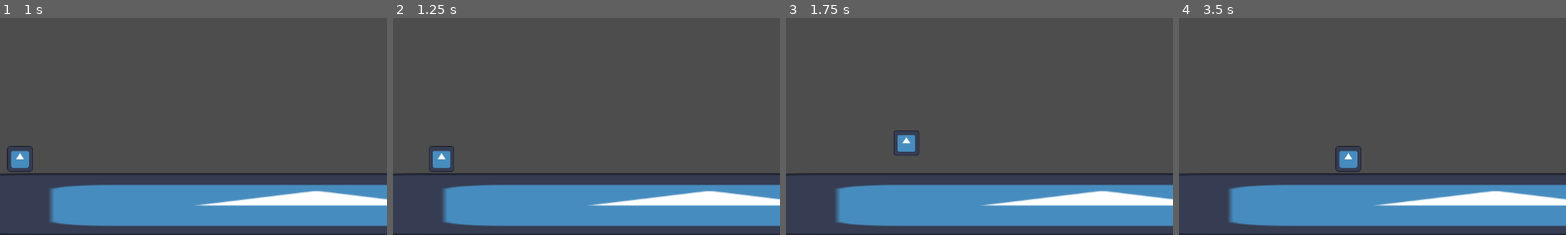
Above: before the commit, frames 1-4 (left to right).
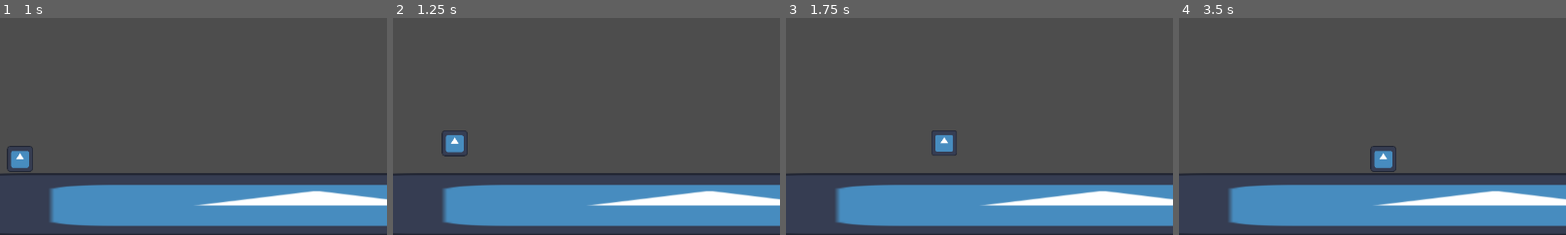
Above: after the commit, the same moments.

Repository: ninjabou/atljam-2024
Game: Godot game, scene res://root.tscn
Two runs of this game, one before a commit and one after it. Both use one fixed random seed, a clock stepped at 60 frames per second and the inputs below. The engine's default icon, where the game draws it, is replaced by a stand-in: a white triangle on a blue panel in a dark square.
Inputs:
- Up to frame 1 (1 s): tap Enter (ui_accept) at 0.5, 0.6 s; hold Right (ui_right) from 0.53 s (still down); tap Z (action_jump, bound only after the commit) at 0.77, 0.8 s
- Up to frame 2 (1.25 s): keep holding Right (ui_right); tap Z (action_jump, bound only after the commit) at 1.07 s
- Up to frame 3 (1.75 s): keep holding Right (ui_right); tap Z (action_jump, bound only after the commit) at 1.35, 1.52 s; tap Enter (ui_accept) at 1.55 s
- Up to frame 4 (3.5 s): tap Z (action_jump, bound only after the commit) at 1.82, 2.3, 3.02, 3.32 s; release Right (ui_right) at 2.03 s; hold Left (ui_left) 2.03-2.78 s; tap Enter (ui_accept) at 2.1, 2.85 s; hold Right (ui_right) from 2.78 s (still down)
The pictures show only the part of the screen within x 9-59%, y 50-100%; the shares and areas given below are measured in that part.

Frame 1 is identical in both runs. In frame 2, 1.0% of the frame differs, in the area x 9-20%, y 51-71%; in frame 3, 0.9%; in frame 4, 1.1%, in the area x 40-57%, y 58-71%.

Commit message:
Add state machine

Diff:
--- /dev/null
+++ b/lib/StateMachine.gd
@@ -0,0 +1,47 @@
+extends Node
+class_name StateMachine
+
+var state = null:
+	get:
+		return state
+	set(value):
+		set_state(value)
+var states = {}
+var previous_state = null
+
+@onready var parent = get_parent()
+
+func _physics_process(delta: float) -> void:
+	if state != null:
+		_state_logic(delta)
+		var transition = _get_transition(delta)
+		if transition != null:
+			set_state(transition)
+
+### Inheritance functions, overwrite these
+
+func _state_logic(delta):
+	pass
+
+func _get_transition(delta):
+	return null
+
+func _enter_state(new_state, old_state):
+	pass
+
+func _exit_state(old_state, new_state):
+	pass
+
+### Logic functions
+
+func set_state(new_state):
+	previous_state = state
+	state = new_state
+
+	if previous_state != null:
+		_exit_state(previous_state, new_state)
+	if new_state != null:
+		_enter_state(new_state, previous_state)
+
+func add_state(state_name):
+	states[state_name] = states.size()
--- a/project.godot
+++ b/project.godot
@@ -26,6 +26,39 @@
 
 enabled=PackedStringArray("res://addons/jam_essentials/plugin.cfg")
 
+[input]
+
+action_left={
+"deadzone": 0.5,
+"events": [Object(InputEventKey,"resource_local_to_scene":false,"resource_name":"","device":-1,"window_id":0,"alt_pressed":false,"shift_pressed":false,"ctrl_pressed":false,"meta_pressed":false,"pressed":false,"keycode":0,"physical_keycode":4194319,"key_label":0,"unicode":0,"location":0,"echo":false,"script":null)
+]
+}
+action_right={
+"deadzone": 0.5,
+"events": [Object(InputEventKey,"resource_local_to_scene":false,"resource_name":"","device":-1,"window_id":0,"alt_pressed":false,"shift_pressed":false,"ctrl_pressed":false,"meta_pressed":false,"pressed":false,"keycode":0,"physical_keycode":4194321,"key_label":0,"unicode":0,"location":0,"echo":false,"script":null)
+]
+}
+action_up={
+"deadzone": 0.5,
+"events": [Object(InputEventKey,"resource_local_to_scene":false,"resource_name":"","device":-1,"window_id":0,"alt_pressed":false,"shift_pressed":false,"ctrl_pressed":false,"meta_pressed":false,"pressed":false,"keycode":0,"physical_keycode":4194320,"key_label":0,"unicode":0,"location":0,"echo":false,"script":null)
+]
+}
+action_down={
+"deadzone": 0.5,
+"events": [Object(InputEventKey,"resource_local_to_scene":false,"resource_name":"","device":-1,"window_id":0,"alt_pressed":false,"shift_pressed":false,"ctrl_pressed":false,"meta_pressed":false,"pressed":false,"keycode":0,"physical_keycode":4194322,"key_label":0,"unicode":0,"location":0,"echo":false,"script":null)
+]
+}
+action_jump={
+"deadzone": 0.5,
+"events": [Object(InputEventKey,"resource_local_to_scene":false,"resource_name":"","device":-1,"window_id":0,"alt_pressed":false,"shift_pressed":false,"ctrl_pressed":false,"meta_pressed":false,"pressed":false,"keycode":0,"physical_keycode":90,"key_label":0,"unicode":122,"location":0,"echo":false,"script":null)
+]
+}
+action_kick={
+"deadzone": 0.5,
+"events": [Object(InputEventKey,"resource_local_to_scene":false,"resource_name":"","device":-1,"window_id":0,"alt_pressed":false,"shift_pressed":false,"ctrl_pressed":false,"meta_pressed":false,"pressed":false,"keycode":0,"physical_keycode":88,"key_label":0,"unicode":120,"location":0,"echo":false,"script":null)
+]
+}
+
 [physics]
 
 2d/default_gravity=1200.0
--- a/root.tscn
+++ b/root.tscn
@@ -1,6 +1,6 @@
 [gd_scene load_steps=4 format=3 uid="uid://g6qdyogwg4xm"]
 
-[ext_resource type="PackedScene" uid="uid://dn3i3pnsv8lns" path="res://scenes/player/player.tscn" id="1_2jpa5"]
+[ext_resource type="PackedScene" uid="uid://dn3i3pnsv8lns" path="res://scenes/player/Player.tscn" id="1_2jpa5"]
 [ext_resource type="Texture2D" uid="uid://dgu8jk35boteg" path="res://icon.svg" id="2_c3nkn"]
 
 [sub_resource type="RectangleShape2D" id="RectangleShape2D_x66c2"]
--- /dev/null
+++ b/scenes/player/PlayerStateMachine.gd
@@ -0,0 +1,20 @@
+extends StateMachine
+
+func _ready() -> void:
+	add_state("idle")
+	add_state("running")
+	add_state("airborne")
+	add_state("kicking")
+	call_deferred("add_state", states.idle)
+
+func _state_logic(delta):
+	pass
+
+func _get_transition(delta):
+	return null
+
+func _enter_state(new_state, old_state):
+	pass
+
+func _exit_state(old_state, new_state):
+	pass
--- a/scenes/player/player.gd
+++ b/scenes/player/player.gd
@@ -15,12 +15,12 @@
 		speed = FLOOR_SPEED
 
 	# Handle jump.
-	if Input.is_action_just_pressed("ui_accept") and is_on_floor():
+	if Input.is_action_just_pressed("action_jump") and is_on_floor():
 		velocity.y = JUMP_VELOCITY
 
 	# Get the input direction and handle the movement/deceleration.
 	# As good practice, you should replace UI actions with custom gameplay actions.
-	var direction := Input.get_axis("ui_left", "ui_right")
+	var direction := Input.get_axis("action_left", "action_right")
 	if direction:
 		velocity.x = direction * speed
 	else:
--- a/scenes/player/player.tscn
+++ b/scenes/player/player.tscn
@@ -1,6 +1,6 @@
 [gd_scene load_steps=4 format=3 uid="uid://dn3i3pnsv8lns"]
 
-[ext_resource type="Script" path="res://scenes/player/player.gd" id="1_35fkw"]
+[ext_resource type="Script" path="res://scenes/player/Player.gd" id="1_35fkw"]
 [ext_resource type="Texture2D" uid="uid://dgu8jk35boteg" path="res://icon.svg" id="1_k54mr"]
 
 [sub_resource type="CircleShape2D" id="CircleShape2D_id5qm"]
